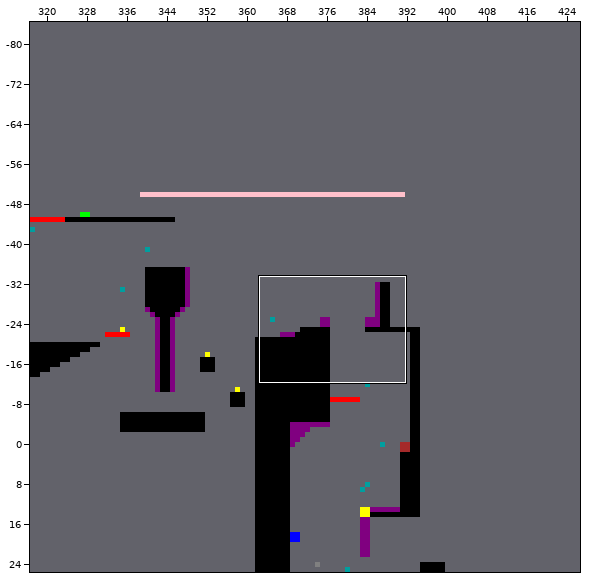
Tiled map -- levels/tmx/1-0.tmx. Above, an overview of the earlier version with the close-up marked.
Close-up. As it was:
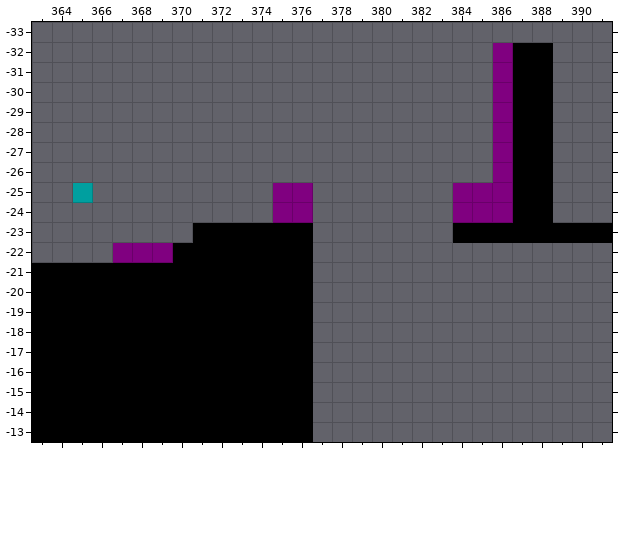
Cells are 20x20 px. Shown: x 363..391, y -33..-13. The commit also changed other parts of the map, which this record leaves out.
Once edited:
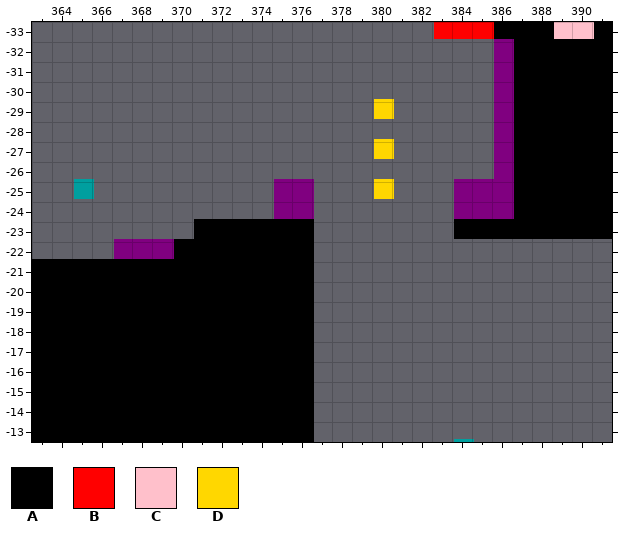
Key: from "Platformertesttiles": A 0, B 1, C 10, D 12.
_ is an empty cell, . an unchanged one.
Edits made:
layer "Tile Layer 1" offset 1,1 -> 2,-3 px
--- layer "Tile Layer 1"
@@ x 380..391 @@
--33 ..._________
--32 .........___
--31 .........___
--30 .........___
--29 _........___
--28 .........___
--27 _........___
--26 .........___
--25 _........___
--24 .........___
+-33 ...BBBAAACCA
+-32 .........AAA
+-31 .........AAA
+-30 .........AAA
+-29 D........AAA
+-28 .........AAA
+-27 D........AAA
+-26 .........AAA
+-25 D........AAA
+-24 .........AAA
